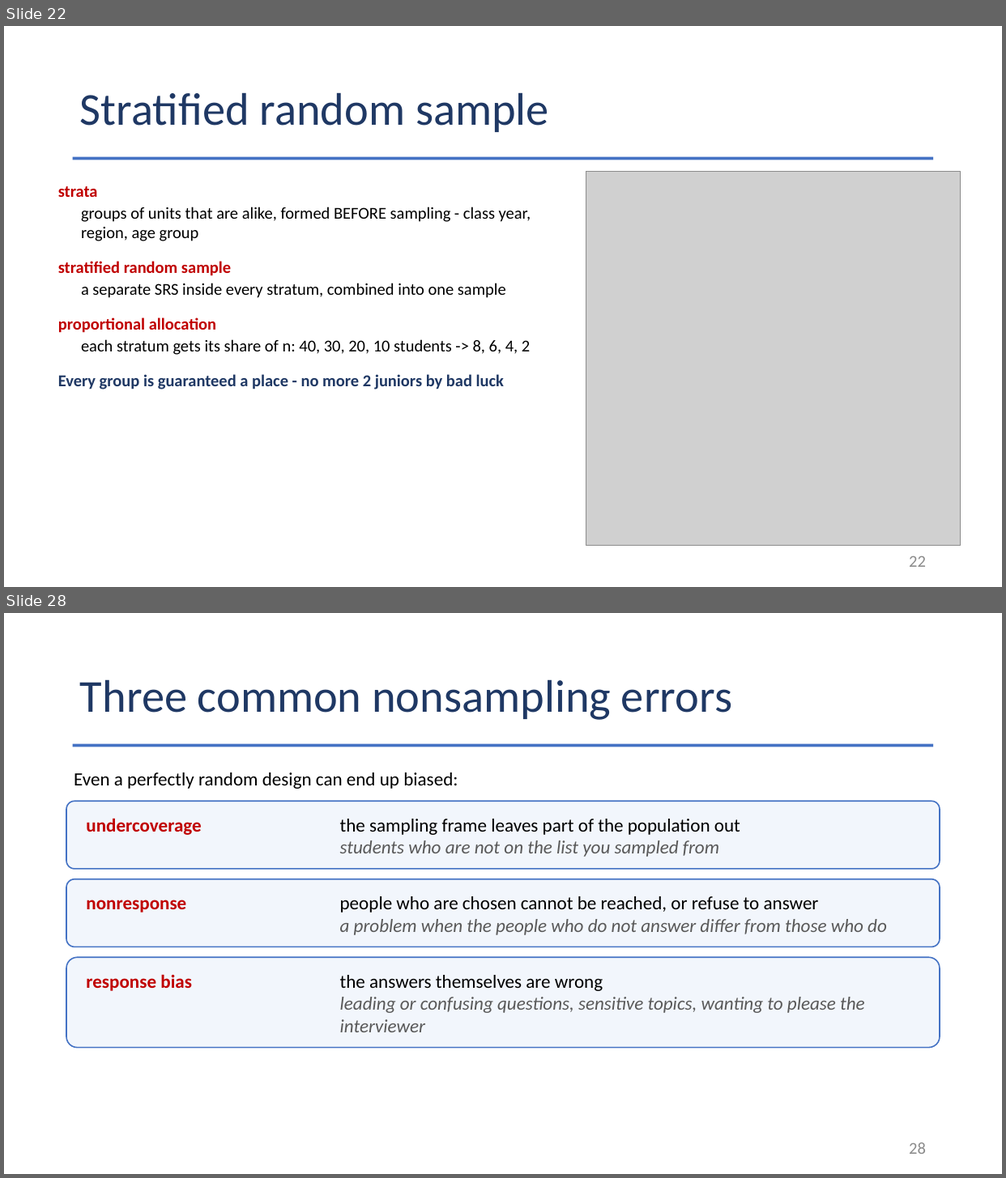
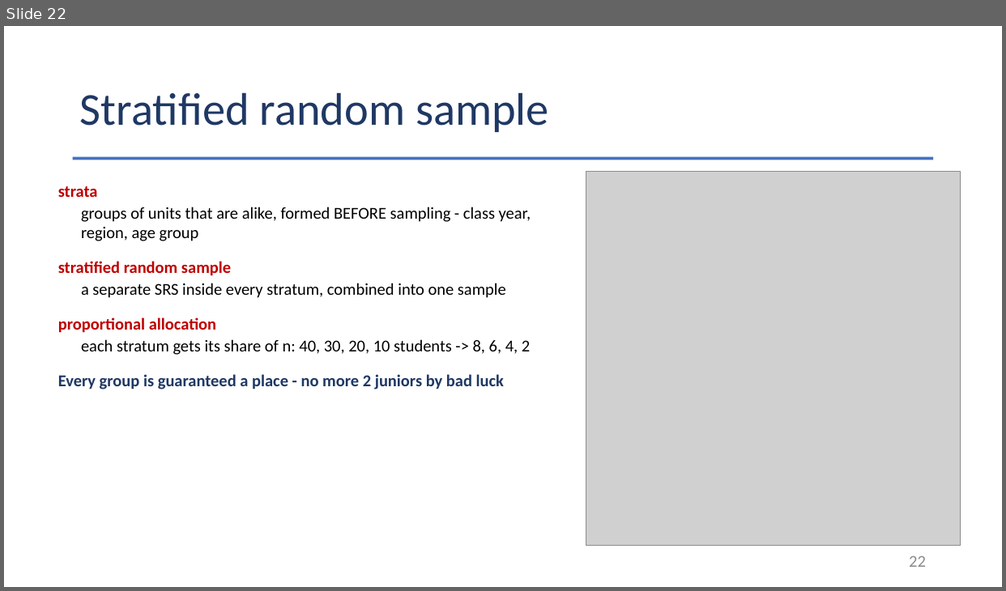
Before and after one commit to Jarred6068/Kvamme_UI_STAT251, a slide deck: docs/lecture_slides/Week 4/Week4_Lecture8_Slides_9_14_2026.pptx. Shown one above the other, each under a label of ours: slides 22 and 28 before the commit, slide 22 after it; the slides between them are not shown. The pictures are 1006x1178 and 1006x591 pixels, drawn with LibreOffice and Linux fonts; fonts in the diff are those of the drawing; grey boxes stand for pictures. Boxes give left, top, right and bottom in pixels: in the first picture for what was removed or moved away, otherwise in the second. Text is boxed around its words. In the diff, an @@ line names an element or a change of style, - is before the commit and + after.

```diff
--- a/docs/lecture_slides/Week 4/Week4_Lecture8_Slides_9_14_2026.pptx
+++ b/docs/lecture_slides/Week 4/Week4_Lecture8_Slides_9_14_2026.pptx
@@ slide 28 removed at (x1=4, y1=613, x2=1002, y2=1174), background #FFFFFF @@
@@ title removed at (x1=80, y1=679, x2=732, y2=720) @@
-Three common nonsampling errors
@@ rectangle removed at (x1=73, y1=744, x2=934, y2=747) @@
@@ text removed at (x1=74, y1=773, x2=458, y2=789) @@
-Even a perfectly random design can end up biased:
@@ rounded rectangle removed at (x1=66, y1=801, x2=940, y2=869) @@
@@ text removed at (x1=86, y1=818, x2=201, y2=835) @@
-undercoverage
@@ text removed at (x1=340, y1=819, x2=740, y2=857) @@
-the sampling frame leaves part of the population out
-students who are not on the list you sampled from
@@ rounded rectangle removed at (x1=66, y1=879, x2=940, y2=948) @@
@@ text removed at (x1=86, y1=900, x2=186, y2=913) @@
-nonresponse
@@ text removed at (x1=340, y1=897, x2=887, y2=935) @@
-people who are chosen cannot be reached, or refuse to answer
-a problem when the people who do not answer differ from those who do
@@ rounded rectangle removed at (x1=66, y1=957, x2=940, y2=1048) @@
@@ text removed at (x1=86, y1=974, x2=192, y2=991) @@
-response bias
@@ text removed at (x1=340, y1=975, x2=865, y2=1033) @@
-the answers themselves are wrong
-leading or confusing questions, sensitive topics, wanting to please the interviewer
@@ page number removed at (x1=909, y1=1143, x2=926, y2=1154) @@
-28
```
Also in this commit, not shown: 30 other slides removed, 12 other files.
